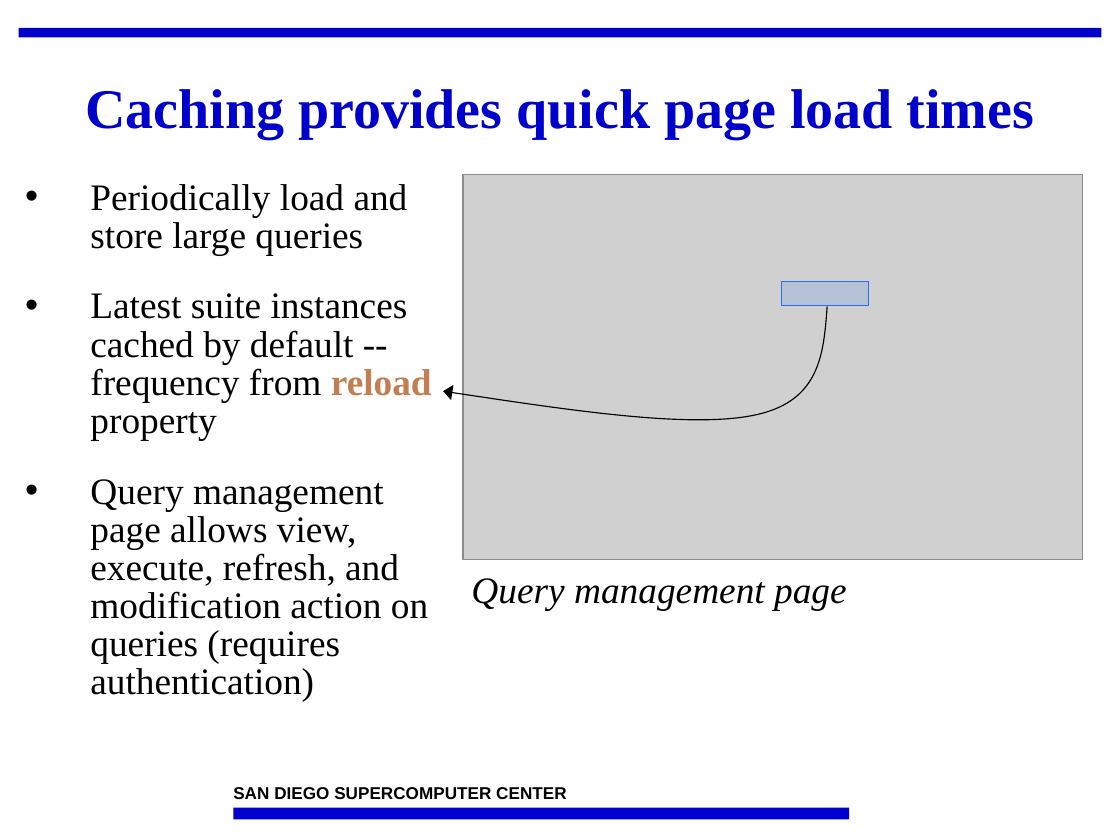
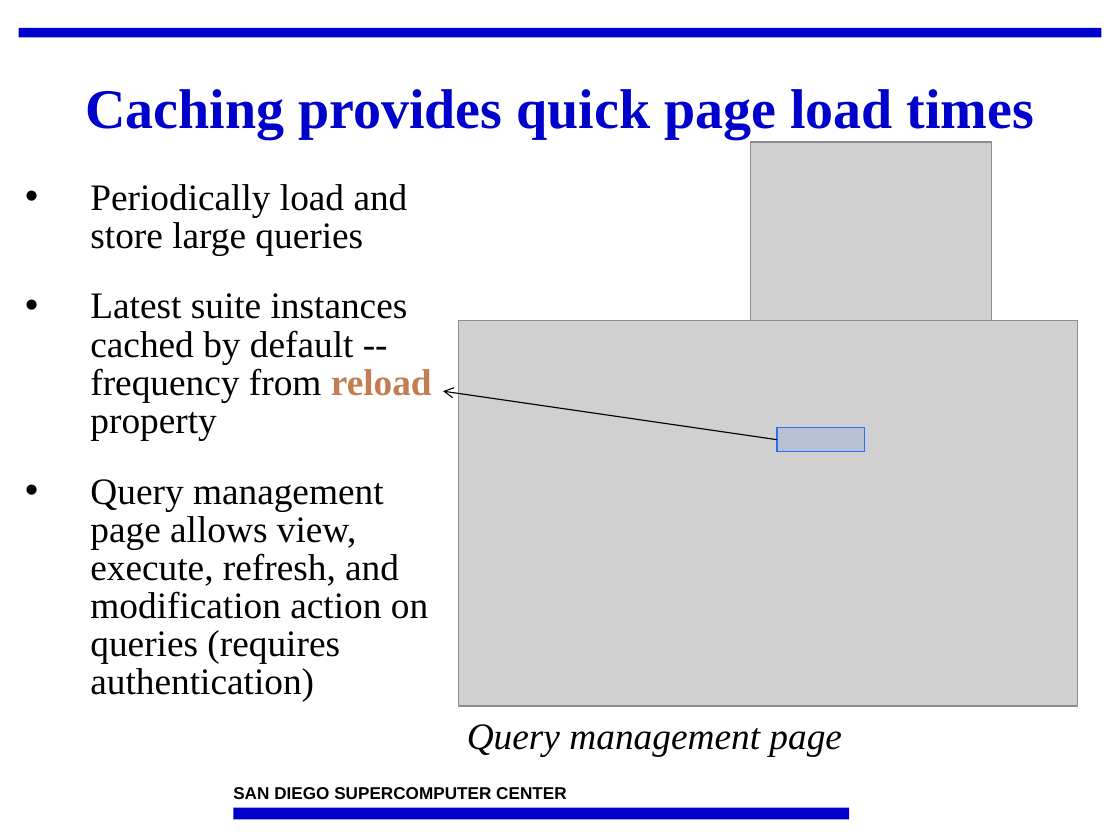
Before and after one commit to IncaProject/inca-xsede, a slide deck: slide 27 of talks/2010/2010workshop/consumer.ppt (slide 33 before the commit). Drawn at 1120x840 pixels with LibreOffice and Linux fonts; fonts in the diff are those of the drawing; grey boxes stand for pictures; background and template pictures are left out. Boxes give left, top, right and bottom in pixels: in the first picture for what was removed or moved away, otherwise in the second. Text is boxed around its words. In the diff, an @@ line names an element or a change of style, - is before the commit and + after.

```diff
--- a/talks/2010/2010workshop/consumer.ppt
+++ b/talks/2010/2010workshop/consumer.ppt
@@ picture added at box(750, 142, 991, 321) @@
@@ freeform shape removed at box(444, 307, 828, 429) @@
@@ arrow added from (777, 440) to (444, 391), #000000 0.74 pt @@
@@ 1 picture, 1 text, 1 rectangle: place and size @@
-1 picture, 1 text, 1 rectangle at box(463, 175, 1082, 610)
+1 picture, 1 text, 1 rectangle at box(458, 320, 1077, 757)
```
Also in this commit, not shown: 6 other slides changed, 1 slide added.
